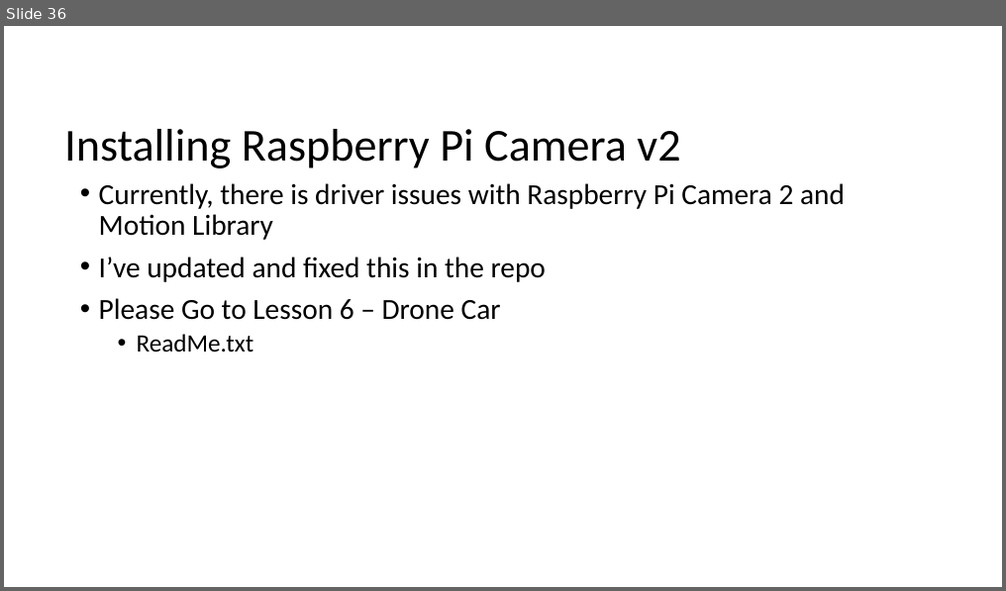
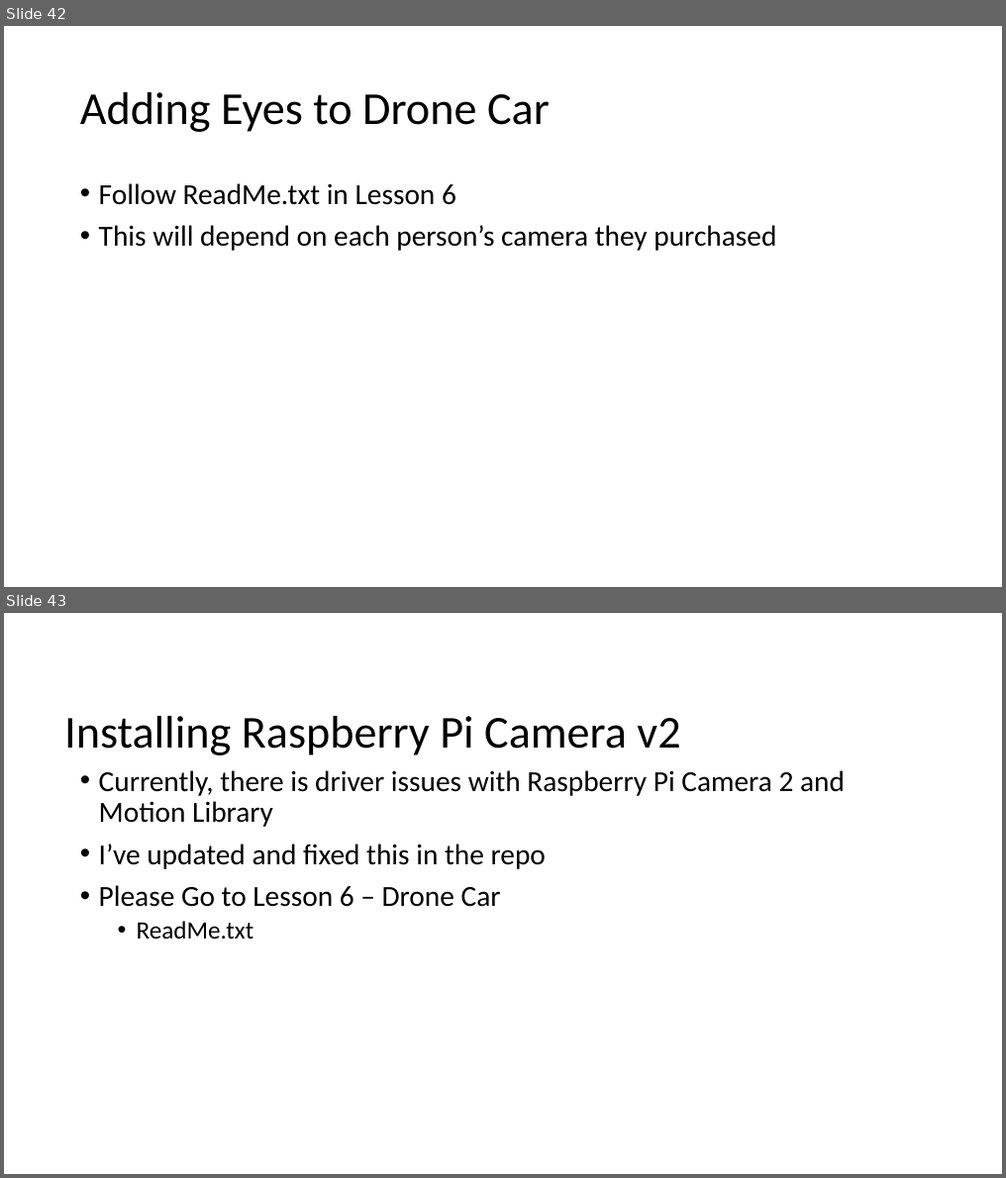
Before and after one commit to mluckenbill/philly-code-camp-2017-1, a slide deck: Philadelphia Code Camp.pptx. Shown one above the other, each under a label of ours: slide 36 before the commit, slides 42 and 43 after it. The pictures are 1006x591 and 1006x1178 pixels, drawn with LibreOffice and Linux fonts; fonts in the diff are those of the drawing. Boxes give left, top, right and bottom in pixels: in the first picture for what was removed or moved away, otherwise in the second. Text is boxed around its words. In the diff, an @@ line names an element or a change of style, - is before the commit and + after.

```diff
--- a/Philadelphia Code Camp.pptx
+++ b/Philadelphia Code Camp.pptx
@@ slide 42 added at [4, 26, 1002, 587], background #FFFFFF @@
@@ title added at [80, 92, 549, 132], 44 pt, text #000000 @@
+Adding Eyes to Drone Car
@@ text added at [99, 183, 776, 251], 28 pt, text #000000 @@
+• Follow ReadMe.txt in Lesson 6
+• This will depend on each person’s camera they purchased
@@ what was slide 36 is now slide 43 @@
```
Also in this commit, not shown: 6 other slides added, 2 other files.
